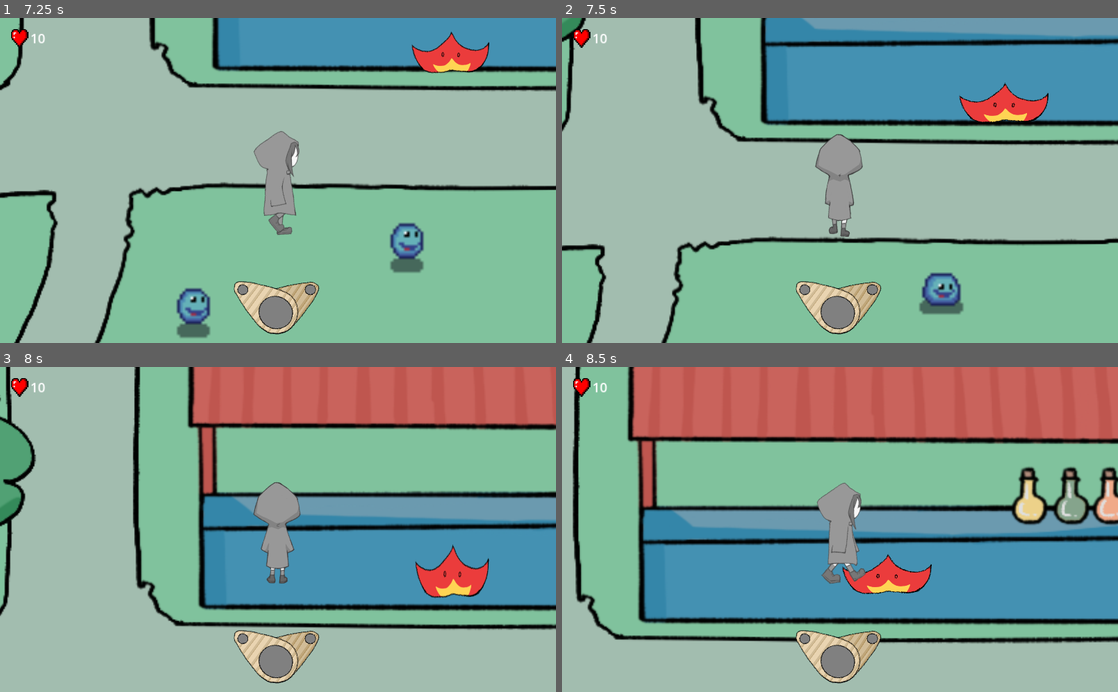
Above: before the commit, frames 1-4 (two rows, left to right).
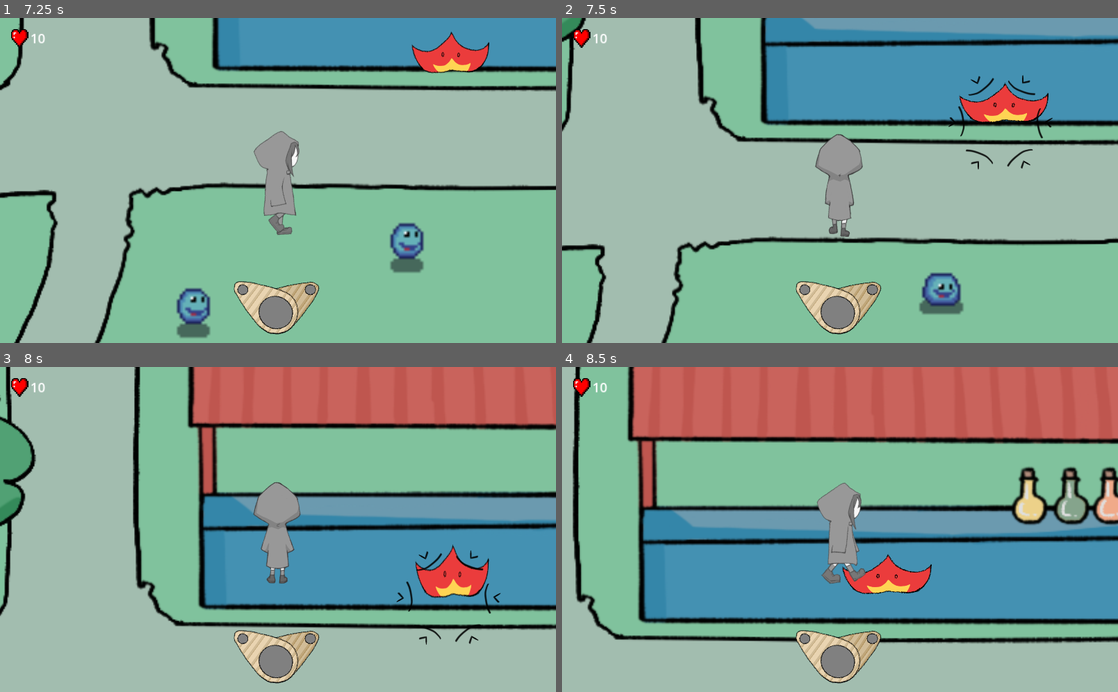
Above: after the commit, the same moments.

Repository: JMSVY-Super-Cool-Group-14/Dye-Chromatic
Game: Godot game, scene res://scenes/ui/main.tscn
Two runs of this game, one before a commit and one after it. Both use one fixed random seed, a clock stepped at 60 frames per second and the inputs below.
Inputs (mouse positions are in pixels of both pictures, inside the frame that each line leads up to):
- Up to frame 1 (7.25 s): click "New Game" at 0.5 s; move the mouse to (400, 164) at 1.27 s; hold D (move_right) 1.28-2.03 s; hold V (lock_on) 1.28-2.03 s; move the mouse to (166, 196) at 2.02 s; hold S (move_down) 2.03-2.78 s; tap C (interact) at 2.1 s; tap V (lock_on) at 2.3, 3.8, 4.55, 5.3, 6.05, 6.8 s; move the mouse to (333, 109) at 2.77 s; hold D (move_right) 2.78-3.53 s; hold V (lock_on) 2.78-3.53 s; move the mouse to (250, 245) at 3.52 s; hold W (move_up) 3.53-4.28 s; tap F (melee_attack) at 3.6 s; move the mouse to (444, 229) at 4.27 s; hold Space (ranged_attack) 4.28-5.03 s; hold Q (left_colour) 4.28-5.78 s; move the mouse to (111, 131) at 5.02 s; tap J (special_attack) at 5.1 s; tap Enter at 5.75 s; move the mouse to (305, 180) at 5.77 s; hold S (move_down) 5.78-6.53 s; hold Shift (sprint) 5.78-6.53 s; move the mouse to (194, 99) at 6.52 s; hold D (move_right) from 6.53 s (still down); tap K (ultimate_attack) at 6.6 s
- Up to frame 2 (7.5 s): move the mouse to (962, 164) at 7.27 s; release D (move_right) at 7.28 s; hold W (move_up) from 7.28 s (still down); hold V (lock_on) from 7.28 s (still down)
- Up to frame 3 (8 s): keep holding W (move_up); keep holding V (lock_on)
- Up to frame 4 (8.5 s): move the mouse to (728, 545) at 8.02 s; release W (move_up) at 8.03 s; release V (lock_on) at 8.03 s; hold D (move_right) from 8.03 s (still down); tap C (interact) at 8.1 s; tap V (lock_on) at 8.3 s

Frame 1 is identical in both runs. In frame 2, 0.3% of the frame differs, in the area x 69-89%, y 17-47%; in frame 3, 0.3%; in frame 4, nothing differs.

Commit message:
Added art for lock on
Added art showing the locked on target enemy.

Diff:
--- a/src/scenes/player.tscn
+++ b/src/scenes/player.tscn
@@ -44,6 +44,7 @@
 [ext_resource type="Texture2D" uid="uid://ui4hssfnydx4" path="res://assets/sprites/slash.sprites/Slash-2.tres" id="42_ge6ck"]
 [ext_resource type="Texture2D" uid="uid://cxxag1we6q62f" path="res://assets/sprites/slash.sprites/Slash-3.tres" id="43_yem7g"]
 [ext_resource type="Texture2D" uid="uid://l2nvsqvjk3wm" path="res://assets/sprites/slash.sprites/Slash-4.tres" id="44_6dvai"]
+[ext_resource type="Texture2D" uid="uid://bg1h6s2vbpvvn" path="res://assets/UI/targetLockTemp.png" id="45_ar07b"]
 
 [sub_resource type="SpriteFrames" id="SpriteFrames_bgi2u"]
 animations = [{
@@ -379,5 +380,10 @@
 scale = Vector2(19.04, 13.08)
 shape = SubResource("RectangleShape2D_15o0i")
 
+[node name="TargetLock" type="Sprite2D" parent="."]
+visible = false
+scale = Vector2(0.1, 0.1)
+texture = ExtResource("45_ar07b")
+
 [connection signal="body_entered" from="MeleeRange" to="." method="_on_melee_range_body_entered"]
 [connection signal="body_entered" from="BlueUlt" to="." method="_on_blue_ult_body_entered"]
--- a/src/scripts/player.gd
+++ b/src/scripts/player.gd
@@ -53,6 +53,7 @@
 @onready var meleeAnimate1 = $"MeleeRange/MeleeAnimate1/MeleePlayer1"
 @onready var meleeAnimate2 = $"MeleeRange/MeleeAnimate2/MeleePlayer2"
 @onready var meleeHitbox = $"MeleeRange/MeleeHitbox"
+@onready var targetLockArt = $"TargetLock"
 var meleeDamage = 50
 @onready var fsm = $"../FiniteStateMachine"
 @onready var blueUlt = $"BlueUlt/CollisionShape2D"
@@ -107,10 +108,12 @@
 		facingDirection = velocity
 	elif lockedOn and targetLock != null:
 		facingDirection = (targetLock.global_transform.origin - self.global_transform.origin).normalized()
+		targetLockArt.global_position = targetLock.global_position
 	elif targetLock == null:
 		# In event of locked enemy being dead
 		print("Target dead! Reset Lock-on.")
 		targetLock = 0
+		targetLockArt.visible = false
 		lockedOn = false
 
 	# Actual moving of object
@@ -151,10 +154,12 @@
 			$DetectRange.global_position = self.global_position + facingDirection.normalized()*meleeRange
 			$DetectRange.global_rotation = facingDirection.angle()
 			lockedOn = true
+			targetLockArt.visible = true
 			print("locked on to: ")
 			print(targetLock)
 	elif event.is_action_pressed("lock_on"):
 		lockedOn = false
+		targetLockArt.visible = false
 		print("Reset Lock-on")
 
 func attack_input(event):
Binary file added: src/assets/UI/targetLockTemp.png
Not shown, added: src/assets/UI/targetLockTemp.png.import
Not shown: 1 places in src/scenes/player.tscn that only renumber resources
